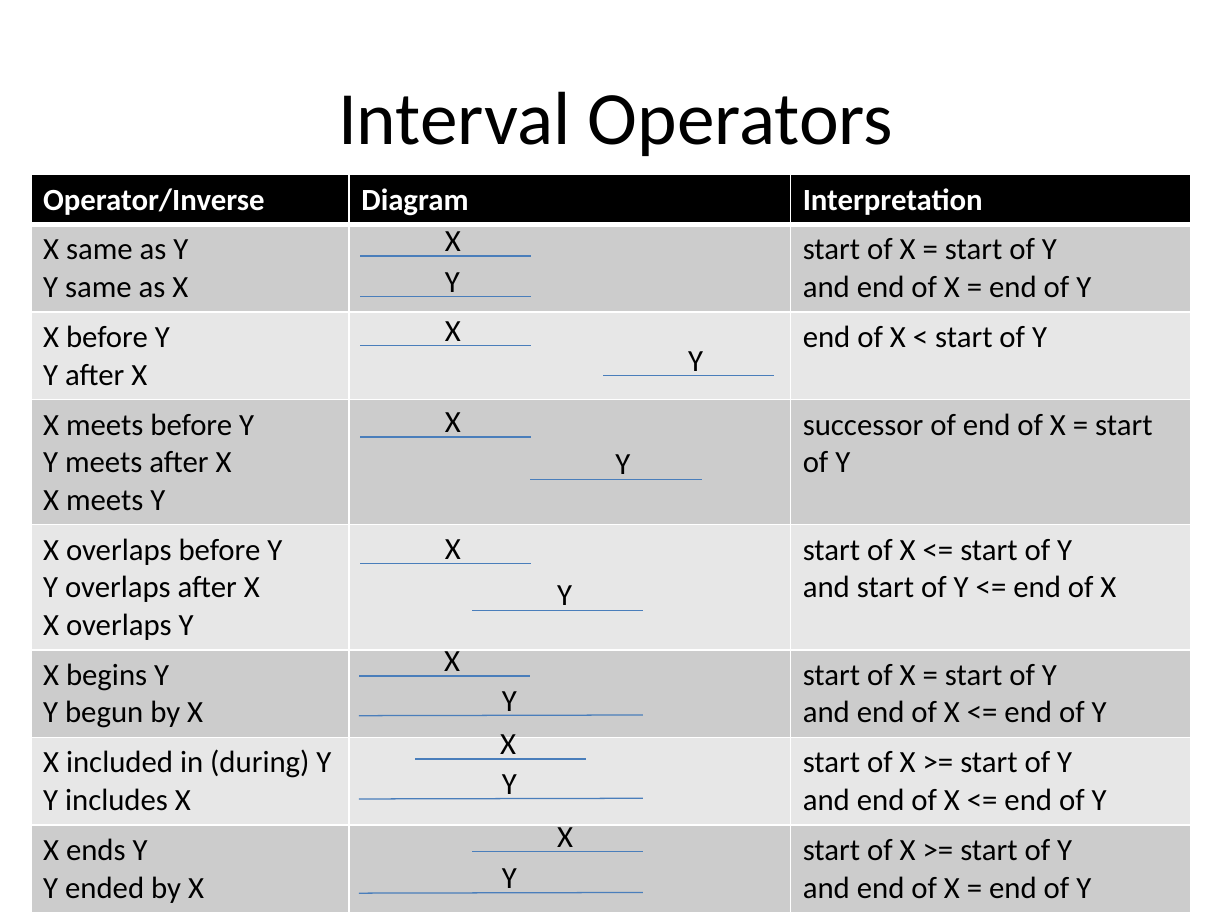
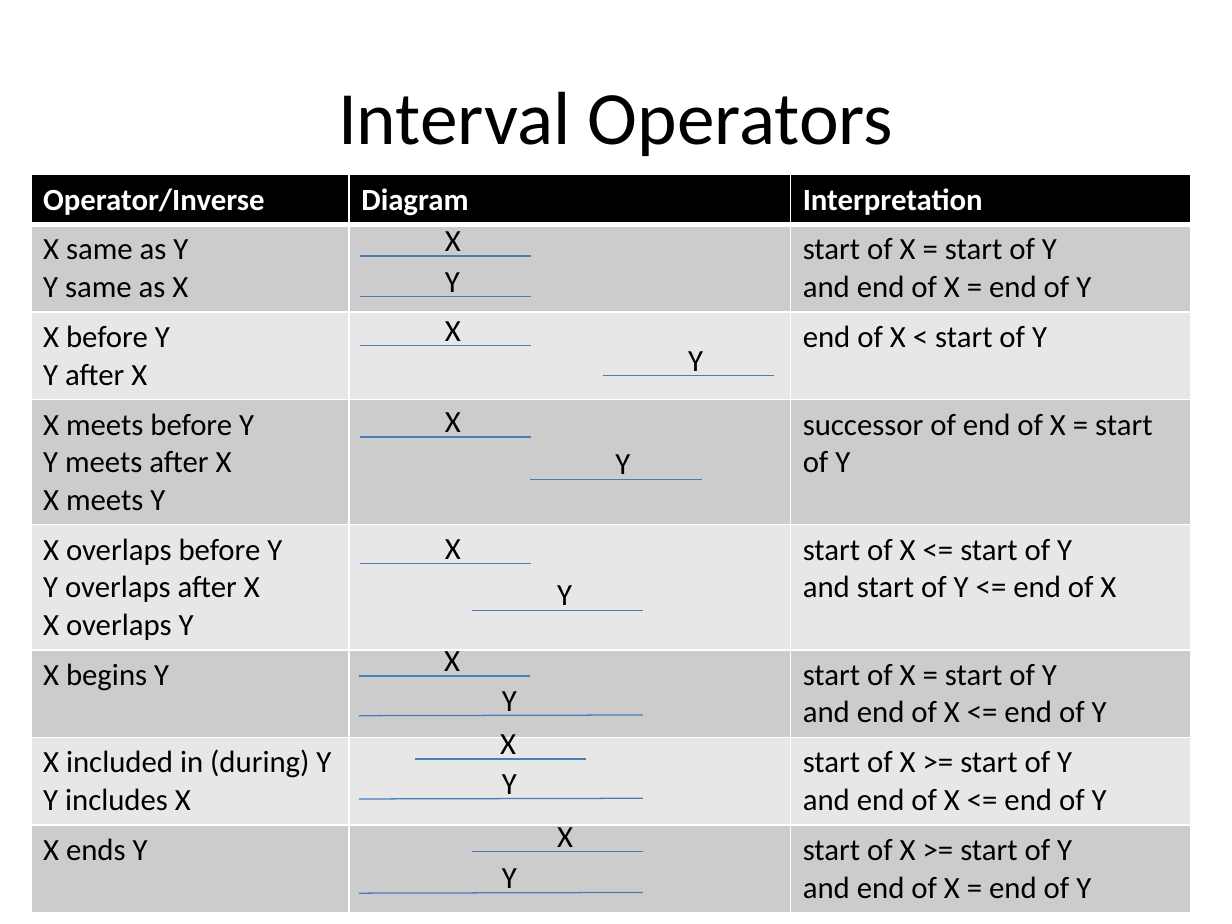
Before and after one commit to cqframework/clinical_quality_language, a slide deck: slide 12 of Documents/CQL_Technical_Introduction_20140604.pptx. Drawn at 1232x924 pixels with LibreOffice and Linux fonts; fonts in the diff are those of the drawing. Boxes give left, top, right and bottom in pixels: in the first picture for what was removed or moved away, otherwise in the second. Text is boxed around its words. In the diff, an @@ line names an element or a change of style, - is before the commit and + after.

```diff
--- a/Documents/CQL_Technical_Introduction_20140604.pptx
+++ b/Documents/CQL_Technical_Introduction_20140604.pptx
@@ table at (x1=31, y1=175, x2=1190, y2=903) @@
-row 6, column 1: X begins Y / Y begun by X
+row 6, column 1: X begins Y
-row 8, column 1: X ends Y / Y ended by X
+row 8, column 1: X ends Y
```
Also in this commit, not shown: 4 other files.
